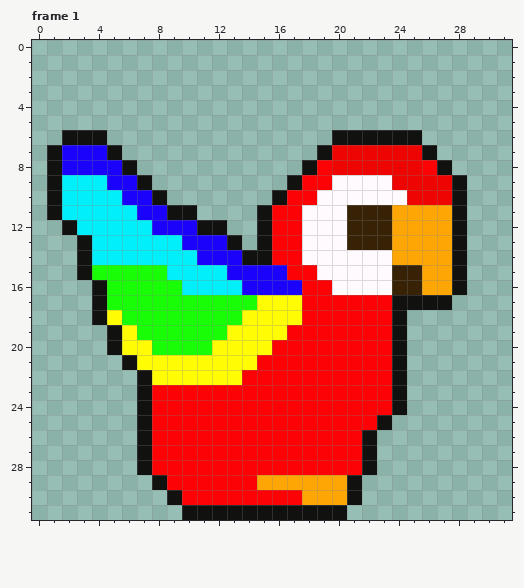
Pixel-art file, stored at assets/textures/bird.ase. The picture above was drawn from the file before the commit.
32x32 pixels, 1 frame. Shown: frame 1. The commit also changed other frames, which this record leaves out.
New version:
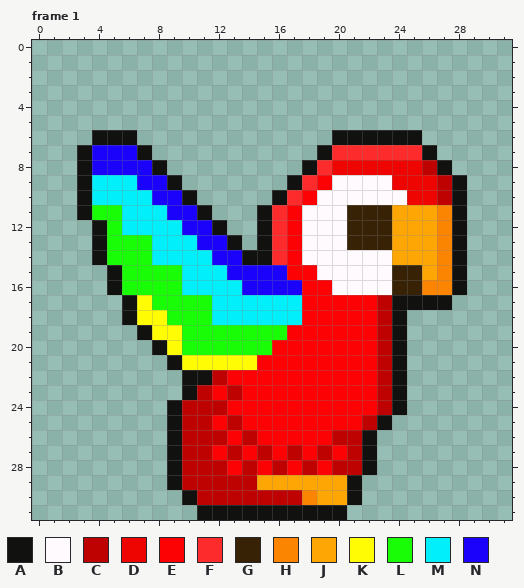
Palette (. is transparent): A #111110  B #fffafe  C #be0202  D #ee0400  E #fc0204  F #fd2b2b  G #372205  H #fb8501  J #fea604  K #fffc03  L #19fd06  M #01effb  N #1b02fb
Commit: Add animations and shadows to player
Change:
layer "Layer 4" added
--- frame 1, layers "Layer 3", "Layer 4", "Layer 2"
@@ x 0..31 @@
  5 ................................
- 6 ..AAA...............AAAAAA......
- 7 .ANNNA.............ADDDDDDA.....
- 8 .ANNNNA...........AEDDDDDDEA....
- 9 .AMMMNNA.........AEEBBBBDDDDA...
-10 .AMMMMNNA.......AEEBBBBBBDDDA...
-11 .AMMMMMNNAA....AEEBBBGGGJJJJA...
-12 ..AMMMMMNNNAA..AEEBBBGGGJJJJA...
-13 ...AMMMMMMNNNA.AEEBBBGGGJJJJA...
-14 ...AMMMMMMMNNNAAEEBBBBBBJJJJA...
-15 ...ALLLLLMMMMNNNNEEBBBBBGGJJA...
-16 ....ALLLLLMMMMNNNNEEBBBBGGJJA...
-17 ....ALLLLLLLLLLKKKEEEEEEAAAA....
-18 ....AKLLLLLLLLKKKKEEEEEEA.......
-19 .....AKLLLLLLKKKKEEEEEEEA.......
-20 .....AKKLLLLKKKKEEEEEEEEA.......
-21 ......AKKKKKKKKEEEEEEEEEA.......
-22 .......AKKKKKKEEEEEEEEEEA.......
-23 .......AEEEEEEEEEEEEEEEEA.......
-24 .......AEEEEEEEEEEEEEEEEA.......
-25 .......AEEEEEEEEEEEEEEEA........
-26 .......AEEEEEEEEEEEEEEA.........
-27 .......AEEEEEEEEEEEEEEA.........
-28 .......AEEEEEEEEEEEEEEA.........
-29 ........AEEEEEEJJJJJJA..........
-30 .........AEEEEEEEEJJJA..........
-31 ..........AAAAAAAAAAA...........
+ 6 ....AAA.............AAAAAA......
+ 7 ...ANNNA...........AFFFFFFA.....
+ 8 ...ANNNNA.........AFDDDDDDCA....
+ 9 ...AMMMNNA.......AFEBBBBDDDCA...
+10 ...AMMMMNNA.....AFEBBBBBBDDCA...
+11 ...ALLMMMNNA...AFEBBBGGGJJJHA...
+12 ....ALMMMMNNA..AFEBBBGGGJJJHA...
+13 ....ALLLMMMNNA.AFEBBBGGGJJJHA...
+14 ....ALLLMMMMNNAAFEBBBBBBJJJHA...
+15 .....ALLLLMMMNNNNEEBBBBBGGJHA...
+16 .....ALLLLMMMMNNNNEEBBBBGGHHA...
+17 ......AKLLLLMMMMMMEEEEECAAAA....
+18 ......AKKLLLMMMMMMEEEEECA.......
+19 .......AKKLLLLLLLEEEEEECA.......
+20 ........AKLLLLLLEEEEEEECA.......
+21 .........AKKKKKEEEEEEEECA.......
+22 ..........AACEEEEEEEEEECA.......
+23 ..........ACECEEEEEEEEECA.......
+24 .........ACCCEEEEEEEEEECA.......
+25 .........ACCECEEEEEEEECA........
+26 .........ACCCECEEEEECCA.........
+27 .........ACCECECECECECA.........
+28 .........ACCCECECECECCA.........
+29 .........ACCCCCJJJJJJA..........
+30 ..........ACCCCCCCHJJA..........
+31 ...........AAAAAAAAAA...........
Boxes around the changes in both pictures, in picture pixels (x1, y1, x2, y2):
changed: (47, 130, 452, 520)
